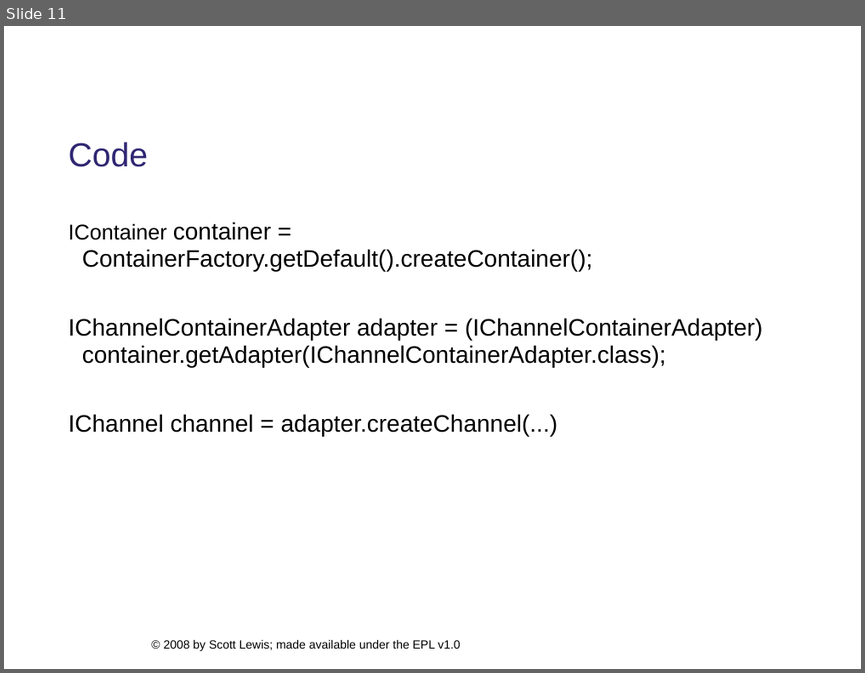
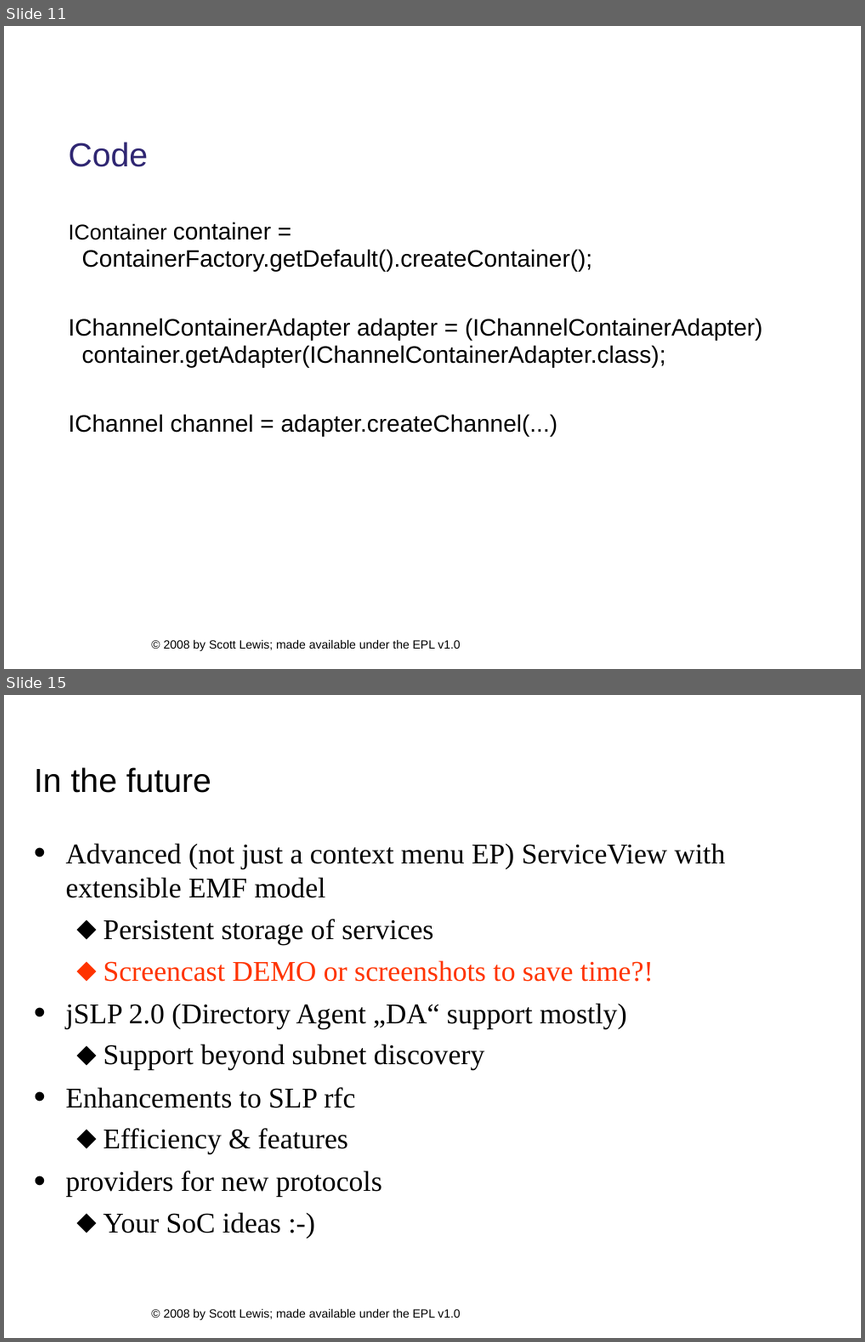
Before and after one commit to eclipse/ecf-website, a slide deck: presentations/eclipsecon2008/longtalk134/ecf_eclipsecon2008_134.ppt. Shown one above the other, each under a label of ours: slide 11 before the commit, slides 11 and 15 after it; the slides between them are not shown. The pictures are 865x673 and 865x1342 pixels, drawn with LibreOffice and Linux fonts; fonts in the diff are those of the drawing; background and template pictures are left out. Boxes give left, top, right and bottom in pixels: in the first picture for what was removed or moved away, otherwise in the second. Text is boxed around its words. In the diff, an @@ line names an element or a change of style, - is before the commit and + after.

```diff
--- a/presentations/eclipsecon2008/longtalk134/ecf_eclipsecon2008_134.ppt
+++ b/presentations/eclipsecon2008/longtalk134/ecf_eclipsecon2008_134.ppt
@@ slide 15 added at [4,695,861,1338], background #FFFFFF; not listed: 1 template element that a slide beside it also shows @@
@@ title added at [34,767,211,793], 28 pt, text #000000 @@
+In the future
@@ text added at [66,843,726,1233], 24 pt, text #000000 @@
+• Advanced (not just a context menu EP) ServiceView with extensible EMF model
+  ⬥ Persistent storage of services
+  ⬥ Screencast DEMO or screenshots to save time?!
+• jSLP 2.0 (Directory Agent „DA“ support mostly)
+  ⬥ Support beyond subnet discovery
+• Enhancements to SLP rfc
+  ⬥ Efficiency & features
+• providers for new protocols
+  ⬥ Your SoC ideas :-)
```
Also in this commit, not shown: 9 slides changed, 2 other slides added, 3 other files.
